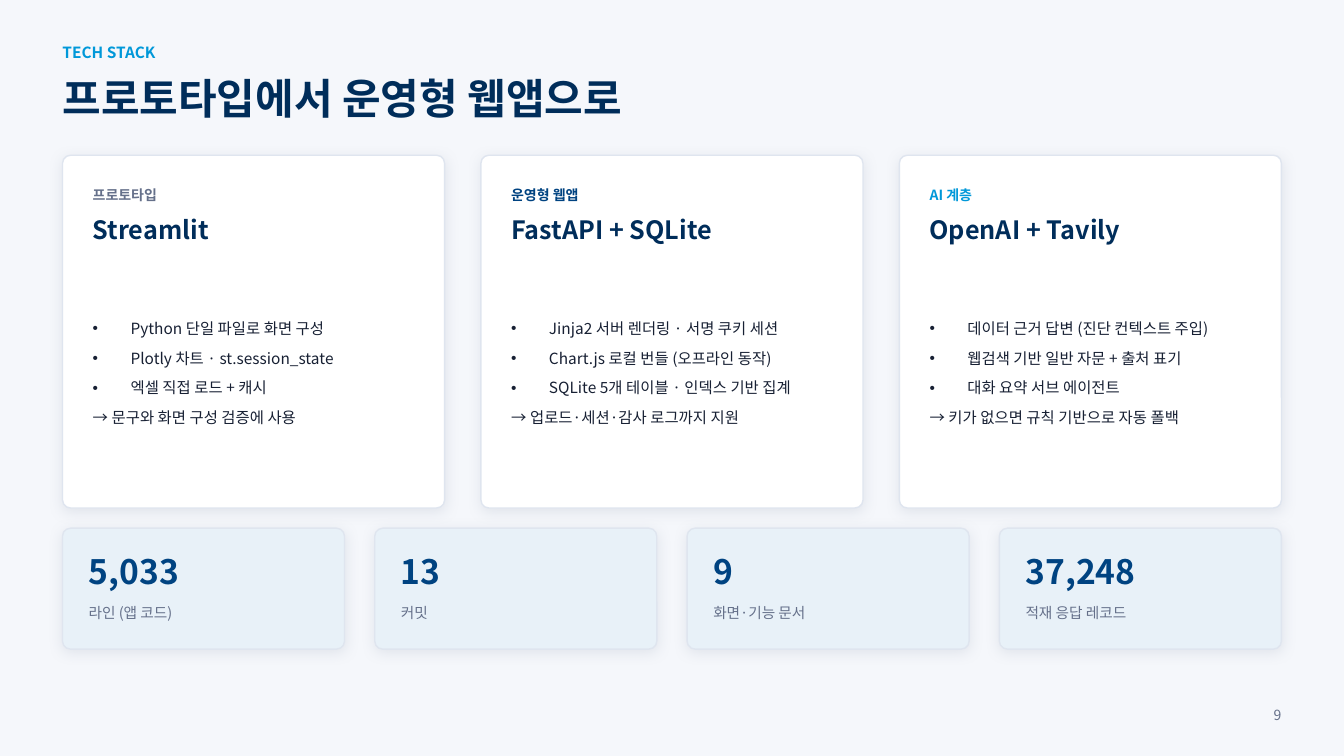
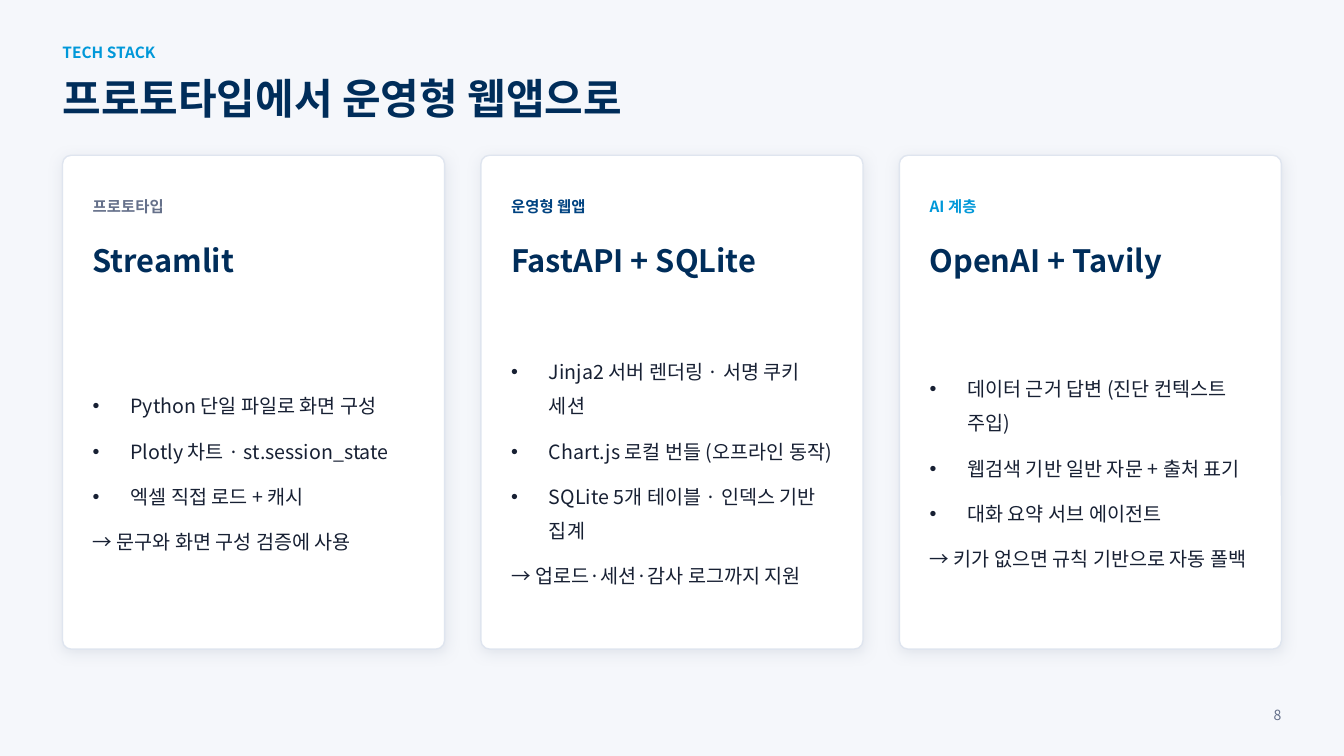
Before and after one commit to frypanegg/AI_PJT, a slide deck: slide 9 of Org_health_diag/docs/2026_조직건강도_AI_Agent_수행결과.pptx (slide 10 before the commit). Drawn at 1344x756 pixels with LibreOffice and Linux fonts; fonts in the diff are those of the drawing. Boxes give left, top, right and bottom in pixels: in the first picture for what was removed or moved away, otherwise in the second. Text is boxed around its words. In the diff, an @@ line names an element or a change of style, - is before the commit and + after.

```diff
--- a/Org_health_diag/docs/2026_조직건강도_AI_Agent_수행결과.pptx
+++ b/Org_health_diag/docs/2026_조직건강도_AI_Agent_수행결과.pptx
@@ rounded rectangle: place and size @@
-rounded rectangle at [63,155,445,508]
+rounded rectangle at [63,155,445,649]
@@ rounded rectangle: place and size @@
-rounded rectangle at [481,155,863,508]
+rounded rectangle at [481,155,863,649]
@@ rounded rectangle: place and size @@
-rounded rectangle at [899,155,1281,508]
+rounded rectangle at [899,155,1281,649]
@@ 3 texts: place and size @@
-3 texts at [93,188,972,202]
+3 texts at [93,197,976,217]
@@ size 10 to 11 pt in 3 elements at [93,199,164,214], [511,197,585,217], [930,199,976,214] @@
@@ text "Streamlit": place and size @@
-text "Streamlit" at [93,218,209,240]
+text "Streamlit" at [93,247,234,273]
@@ text "FastAPI + SQLite": place and size @@
-text "FastAPI + SQLite" at [511,218,712,244]
+text "FastAPI + SQLite" at [511,247,756,278]
@@ size 18 to 22 pt in 3 elements at [93,247,234,273], [511,247,756,278], [930,247,1162,279] @@
@@ text "OpenAI + Tavily": place and size @@
-text "OpenAI + Tavily" at [930,218,1120,245]
+text "OpenAI + Tavily" at [930,247,1162,279]
@@ text "Python 단일 파일로 화면 구성": place and size @@
-text "Python 단일 파일로 화면 구성" at [112,321,334,425]
+text "Python 단일 파일로 화면 구성" at [117,396,389,551]
@@ text "Jinja2 서버 렌더링 · 서명 ...": place and size @@
-text "Jinja2 서버 렌더링 · 서명 ..." at [530,321,790,425]
+text "Jinja2 서버 렌더링 · 서명 ..." at [535,362,832,585]
@@ size 11 to 14 pt; line spacing 1 to 1.45 in 3 elements at [117,396,389,551], [535,362,832,585], [954,379,1247,568] @@
@@ text "데이터 근거 답변 (진단 컨텍스트 ...": place and size @@
-text "데이터 근거 답변 (진단 컨텍스트 ..." at [948,321,1209,425]
+text "데이터 근거 답변 (진단 컨텍스트 ..." at [954,379,1247,568]
@@ rounded rectangle removed at [63,528,345,649] @@
@@ rounded rectangle removed at [375,528,657,649] @@
@@ rounded rectangle removed at [688,528,970,649] @@
@@ rounded rectangle removed at [999,528,1281,649] @@
@@ text removed at [89,558,179,591] @@
-5,033
@@ text removed at [401,558,441,585] @@
-13
@@ text removed at [713,558,733,585] @@
-9
@@ text removed at [1026,558,1136,591] @@
-37,248
@@ text removed at [89,606,172,621] @@
-라인 (앱 코드)
@@ text removed at [401,606,428,619] @@
-커밋
@@ text removed at [713,606,805,619] @@
-화면·기능 문서
@@ text removed at [1026,606,1126,619] @@
-적재 응답 레코드
```
Also in this commit, not shown: 5 other slides changed, 1 slide removed.
